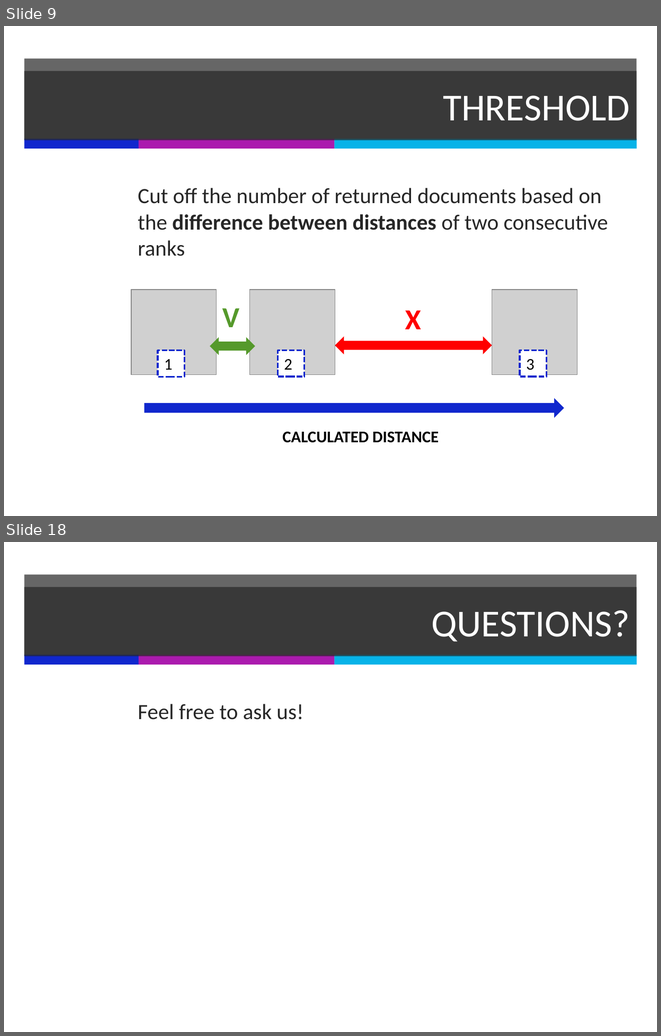
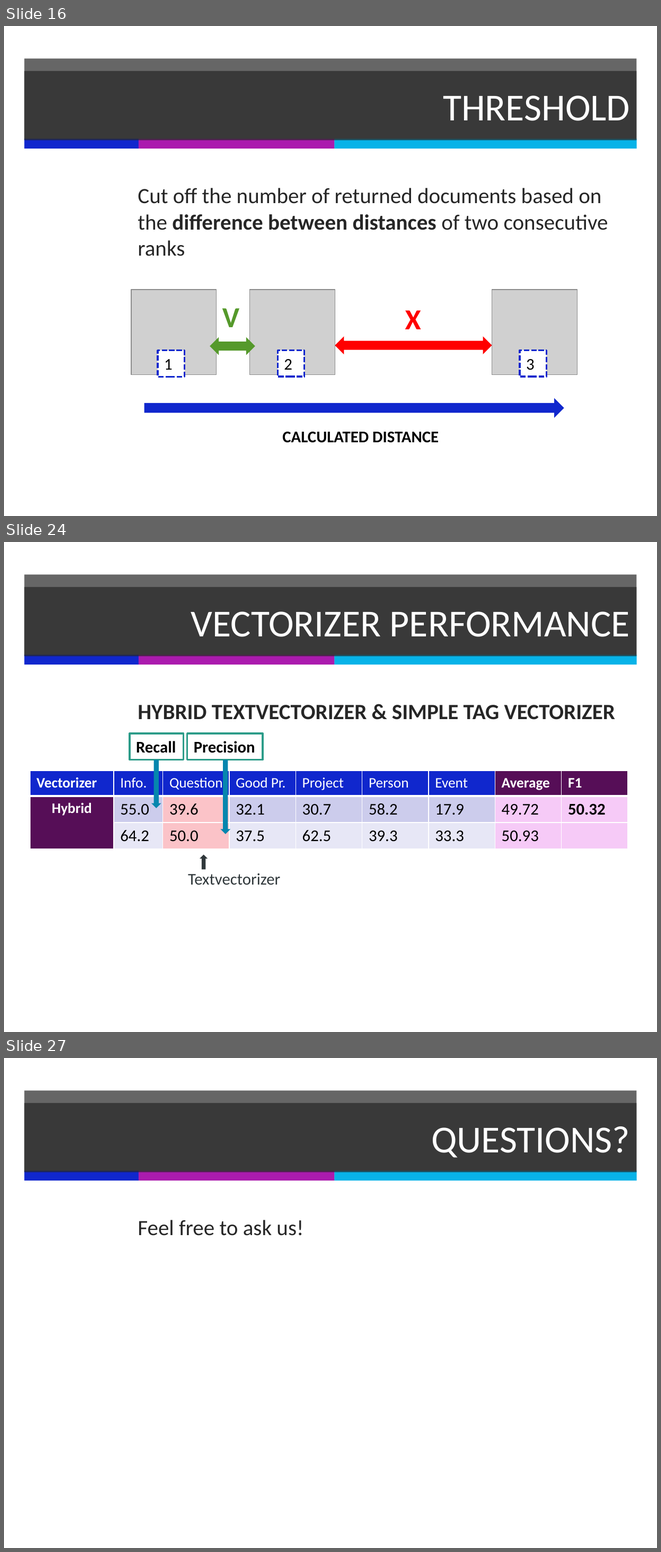
Before and after one commit to PerceptumNL/TweedejaarsProject, a slide deck: doc/finalpresentation.pptx. Shown one above the other, each under a label of ours: slides 9 and 18 before the commit, slides 16, 24 and 27 after it; the slides between them are not shown. The pictures are 661x1036 and 661x1552 pixels, drawn with LibreOffice and Linux fonts; fonts in the diff are those of the drawing; grey boxes stand for pictures. Boxes give left, top, right and bottom in pixels: in the first picture for what was removed or moved away, otherwise in the second. Text is boxed around its words. In the diff, an @@ line names an element or a change of style, - is before the commit and + after.

```diff
--- a/doc/finalpresentation.pptx
+++ b/doc/finalpresentation.pptx
@@ slide 24 added at box(4, 542, 657, 1032), background #FFFFFF; not listed: 4 template elements that a slide beside it also shows @@
@@ title added at box(24, 587, 637, 656), fill #262626 at 70% opacity, 42 pt, text #FFFFFF @@
+VECTORIZER PERFORMANCE
@@ text added at box(138, 705, 615, 720), 24 pt, text #262626, bold @@
+HYBRID TEXTVECTORIZER & SIMPLE TAG VECTORIZER
@@ rectangle added at box(130, 733, 184, 759), fill #FFFFFF, outline #2C9C89 2 pt, 18 pt, text #000000, bold @@
+Recall
@@ rectangle added at box(187, 733, 263, 759), fill #FFFFFF, outline #2C9C89 2 pt, 18 pt, text #000000, bold @@
+Precision
@@ down arrow added at box(151, 759, 161, 808), fill #0686AE @@
@@ down arrow added at box(221, 759, 231, 834), fill #0686AE @@
@@ table added at box(30, 770, 629, 848), 3 rows, 9 columns @@
+Vectorizer | Info. | Question | Good Pr. | Project | Person | Event | Average | F1
+Hybrid | 55.0 | 39.6 | 32.1 | 30.7 | 58.2 | 17.9 | 49.72 | 50.32
+ | 64.2 | 50.0 | 37.5 | 62.5 | 39.3 | 33.3 | 50.93 | 
@@ up arrow added at box(200, 854, 208, 869), fill #2F373A @@
@@ text added at box(188, 873, 280, 885), 18 pt, text #2F373A @@
+Textvectorizer
@@ what was slide 9 is now slide 16 @@
@@ what was slide 18 is now slide 27 @@
```
Also in this commit, not shown: 3 slides changed, 13 other slides added, 5 slides removed, 1 other file.
